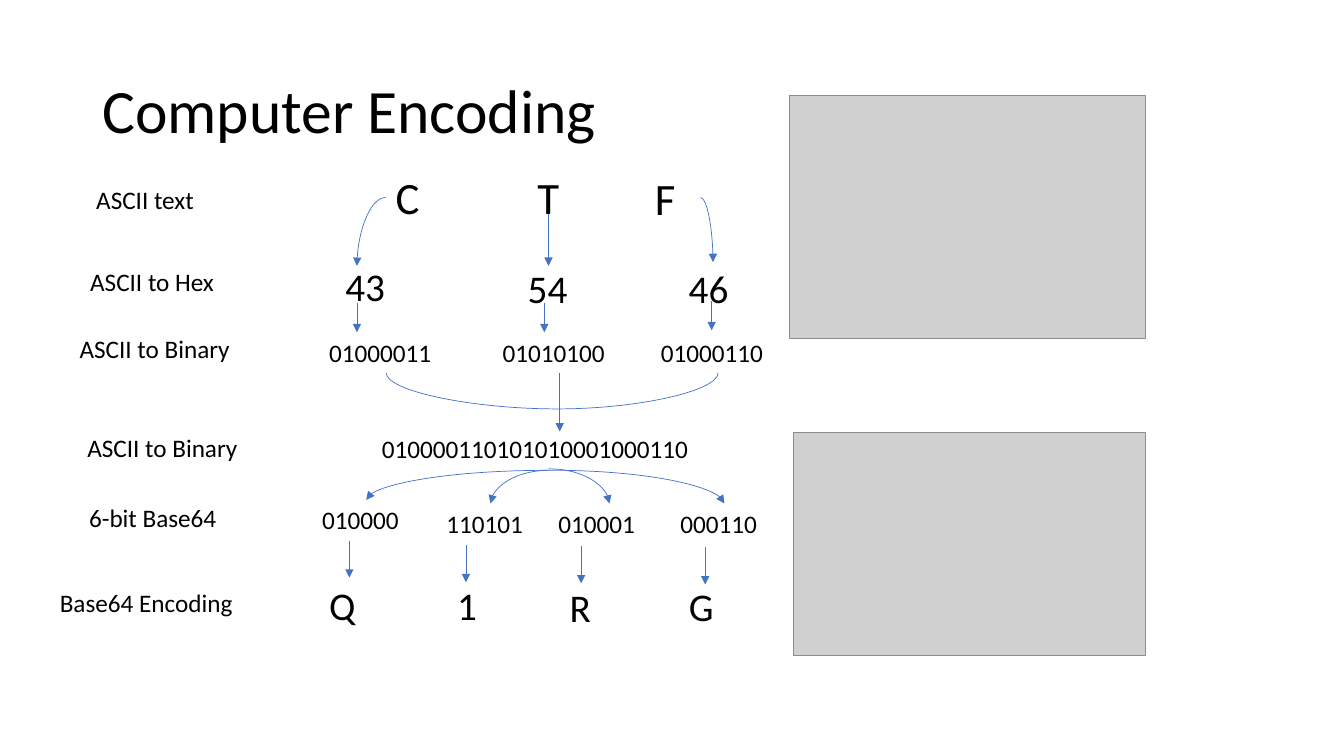
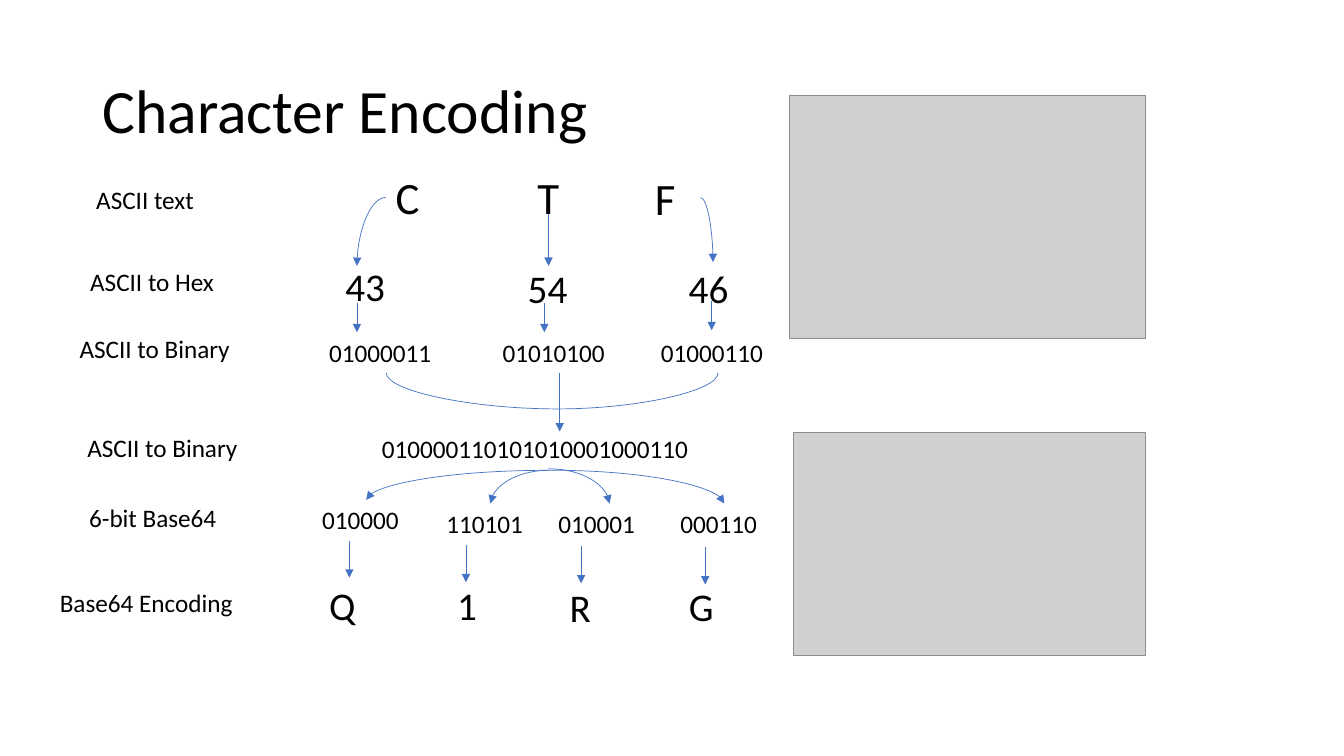
Before and after one commit to Cyanivde/technion-ctf, a slide deck: slide 3 of files/basics.pptx. Drawn at 1344x756 pixels with LibreOffice and Linux fonts; fonts in the diff are those of the drawing; grey boxes stand for pictures. Boxes give left, top, right and bottom in pixels: in the first picture for what was removed or moved away, otherwise in the second. Text is boxed around its words. In the diff, an @@ line names an element or a change of style, - is before the commit and + after.

```diff
--- a/files/basics.pptx
+++ b/files/basics.pptx
@@ title at box(102, 90, 587, 144): text changed @@
-Computer Encoding
+Character Encoding
```
Also in this commit, not shown: 2 other slides changed, 6 other files.
